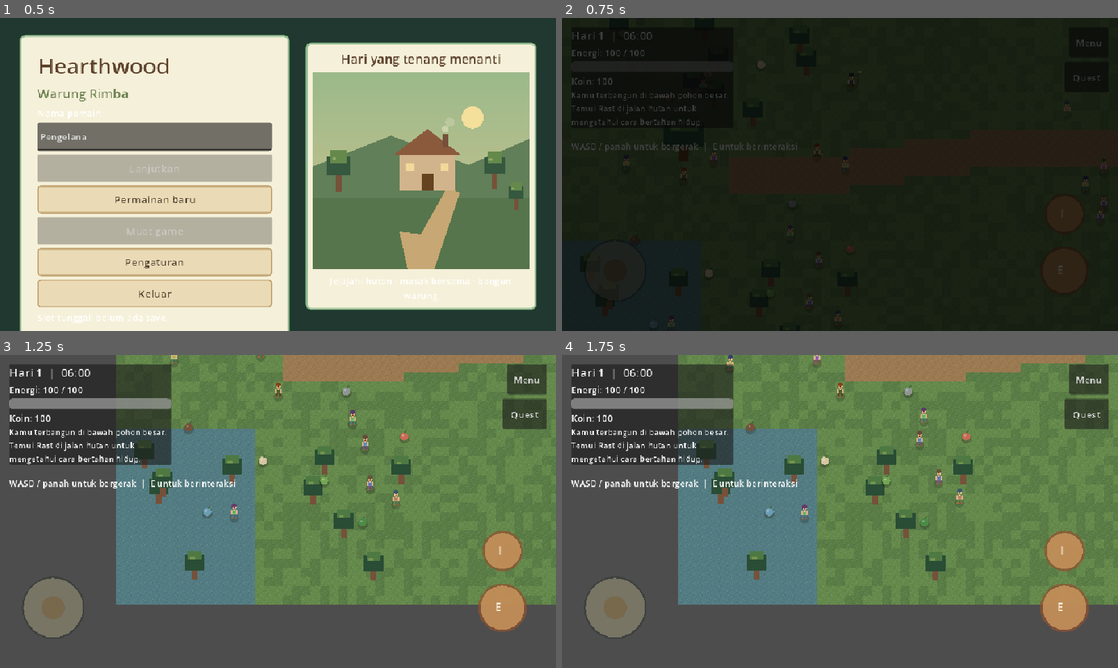
Above: before the commit, frames 1-4 (two rows, left to right).
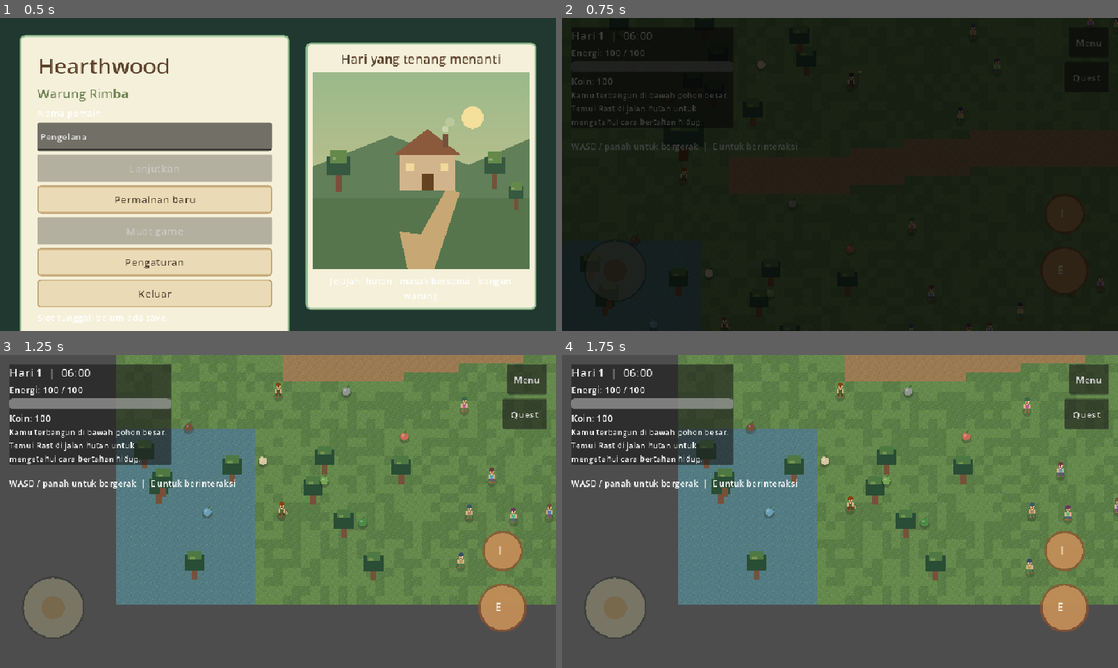
Above: after the commit, the same moments.

Repository: FerrDxD/hearthwood-rimba
Game: Godot game, scene res://scenes/MainMenu.tscn
The game is run twice, just before and just after one commit, with the same random seed, the same clock (stepped at 60 frames per second) and the same inputs. Sound files missing from this copy of the repository are replaced by a short silence.
Inputs:
- Up to frame 1 (0.5 s): no input
- Up to frame 2 (0.75 s): click "Permainan baru" at 0.5 s
- Up to frame 3 (1.25 s): no input
- Up to frame 4 (1.75 s): click "Quest" at 1.25 s

Frame 1 is identical in both runs. In frame 2, 0.4% of the frame differs, in the area x 11-100%, y 0-100%; in frame 3, 0.7%; in frame 4, 0.7%, in the area x 29-100%, y 0-72%.
Error in both runs: Invalid access to property or key 'visible' on a base object of type 'Nil'. (res://scripts/ui/QuestUI.gd:38)

Commit message:
feat(zone): batasi NPC ambient hanya di desa dan atur jadwal Rast di Wilayah 3

Diff:
--- a/data/schedules.json
+++ b/data/schedules.json
@@ -27,7 +27,7 @@
     { "mulai": 16, "selesai": 17.5, "posisi": [1328, 536], "zona": [80, 52] }
   ],
   "rast": [
-    { "mulai": 6, "selesai": 16, "posisi": [440, 420], "zona": [112, 82] },
+    { "mulai": 6, "selesai": 16, "posisi": [280, 720], "zona": [112, 82] },
     { "mulai": 16, "selesai": 17, "posisi": [610, 430], "zona": [76, 48] }
   ],
   "veral": [
--- a/scripts/world/World.gd
+++ b/scripts/world/World.gd
@@ -28,6 +28,7 @@
 	"forest_zone_5": "Lembah Akar Purba",
 	"forest_zone_6": "Suaka Pohon Raksasa",
 }
+const VILLAGE_AMBIENT_RECT: Rect2 = Rect2(580.0, 120.0, 950.0, 680.0)
 const TILESET_TEXTURE: Texture2D = preload("res://assets/sprites/tiles/main_tiles.png")
 const NPC_SCENE: PackedScene = preload("res://scenes/NPC.tscn")
 const SHOP_NPC_SCENE: PackedScene = preload("res://scenes/ShopNPC.tscn")
@@ -91,8 +92,13 @@
 
 
 func _init() -> void:
+	_random.seed = 713
 	if _zone_gates.is_empty():
 		_setup_zones_and_gates()
+	if _named_npcs.is_empty():
+		_spawn_named_npcs()
+	if _ambient_npcs.is_empty():
+		_spawn_ambient_npcs()
 
 
 func _ready() -> void:
@@ -111,8 +117,10 @@
 	_paint_ground()
 	_place_trees()
 	_add_building_collisions()
-	_spawn_named_npcs()
-	_spawn_ambient_npcs()
+	if _named_npcs.is_empty():
+		_spawn_named_npcs()
+	if _ambient_npcs.is_empty():
+		_spawn_ambient_npcs()
 	_spawn_forage_items()
 	get_node("/root/TimeSystem").day_changed.connect(_on_day_changed)
 	get_node("/root/GameState").state_changed.connect(_on_state_changed)
@@ -351,6 +359,22 @@
 	return _named_npcs.size()
 
 
+func get_named_npc(npc_id: String) -> HearthwoodNPC:
+	for npc in _named_npcs:
+		if is_instance_valid(npc) and npc.npc_id == npc_id:
+			return npc
+	return null
+
+
+func _update_npc_positions_for_hour(hour: int) -> void:
+	for npc in _named_npcs:
+		if is_instance_valid(npc):
+			if npc.has_method("refresh_schedule"):
+				npc.refresh_schedule(hour, 0)
+			elif npc.has_method("_refresh_schedule"):
+				npc.call("_refresh_schedule", hour, 0)
+
+
 func get_named_npc_name(npc_id: String) -> String:
 	for npc in _named_npcs:
 		if npc.npc_id == npc_id:
@@ -440,23 +464,18 @@
 		)
 		add_child(npc)
 		_named_npcs.append(npc)
+	_update_npc_positions_for_hour(6)
 
 
 func _spawn_ambient_npcs() -> void:
 	for index in 32:
-		var spawn_position: Vector2
-		if index < 12:
-			spawn_position = Vector2(
-				_random.randf_range(92.0, FOREST_END_X - 24.0),
-				_random.randf_range(120.0, WORLD_SIZE.y - 100.0)
-			)
-		else:
-			spawn_position = Vector2(
-				_random.randf_range(820.0, 1500.0),
-				_random.randf_range(350.0, 650.0)
-			)
+		var spawn_position := Vector2(
+			_random.randf_range(VILLAGE_AMBIENT_RECT.position.x, VILLAGE_AMBIENT_RECT.end.x),
+			_random.randf_range(VILLAGE_AMBIENT_RECT.position.y, VILLAGE_AMBIENT_RECT.end.y)
+		)
 		var zone_size := Vector2(72.0, 52.0)
 		var movement_zone := Rect2(spawn_position - zone_size * 0.5, zone_size)
+		movement_zone.position.x = maxf(movement_zone.position.x, 560.0)
 		var npc := NPC_SCENE.instantiate() as HearthwoodNPC
 		npc.configure_ambient(index, spawn_position, movement_zone)
 		add_child(npc)
--- /dev/null
+++ b/tests/ForestNPCIsolationTest.gd
@@ -0,0 +1,26 @@
+# tests/ForestNPCIsolationTest.gd
+extends SceneTree
+
+func _init() -> void:
+	var world_scene = load("res://scenes/tilemap/MainTileset.tscn")
+	var world = world_scene.instantiate()
+
+	# Verify no ambient NPC is spawned in forest coordinates (all must be in village x >= 560.0)
+	assert(world._ambient_npcs.size() > 0, "Ambient NPCs must be spawned")
+	for npc in world._ambient_npcs:
+		assert(npc.global_position.x >= 560.0, "Ambient NPC must only spawn in village: " + str(npc.global_position))
+		var zone_id = world.get_zone_for_position(npc.global_position)
+		assert(zone_id == "village", "Ambient NPC zone must be village, got: " + zone_id)
+
+	# Verify Rast is placed in forest_zone_3 at 06:00
+	var time_system = load("res://scripts/systems/TimeSystem.gd").new()
+	time_system.set("current_hour", 6)
+	var rast_npc = world.get_named_npc("rast")
+	assert(rast_npc != null, "Rast NPC must exist")
+	var f3_rect = world.get_zone_rect("forest_zone_3")
+	assert(f3_rect.has_point(rast_npc.global_position), "Rast must be located in forest_zone_3 during work hours (06:00-16:00), got: " + str(rast_npc.global_position))
+
+	world.free()
+	time_system.free()
+	print("ForestNPCIsolationTest passed.")
+	quit(0)
